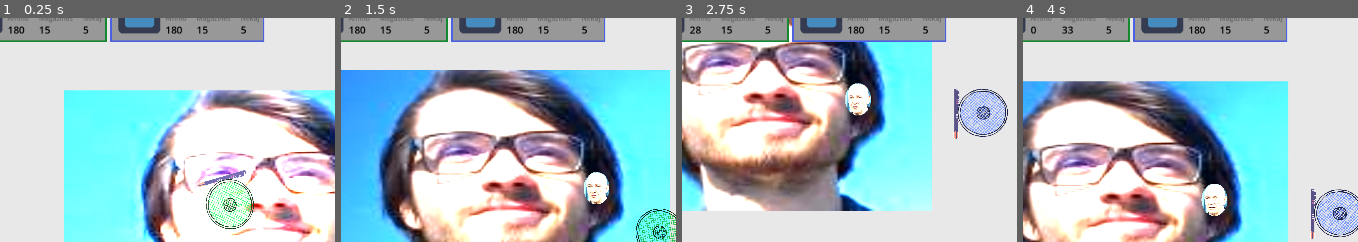
Above: before the commit, frames 1-4 (left to right).
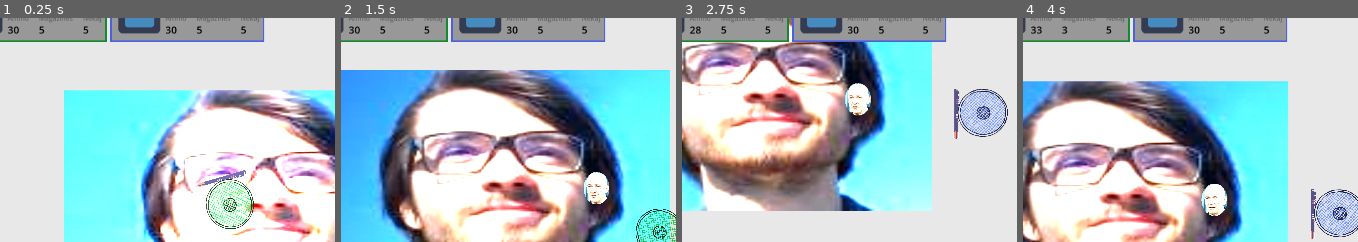
Above: after the commit, the same moments.

Repository: LanVukusic/GameX
Game: Godot game, scene res://TEST.tscn
Two runs of this game, one before a commit and one after it. Both use one fixed random seed, a clock stepped at 60 frames per second and the inputs below. The engine's default icon, where the game draws it, is replaced by a stand-in: a white triangle on a blue panel in a dark square.
Inputs (mouse positions are % of the whole screen's width and height, from its top left):
- Up to frame 1 (0.25 s): no input
- Up to frame 2 (1.5 s): tap Enter at 0.5 s; move the mouse to (86, 45) at 0.52 s; hold Right (ui_right) 0.53-1.28 s; hold Tab (CheckTree) 0.53-1.28 s; move the mouse to (36, 55) at 1.27 s; hold Down (ui_down) from 1.28 s (still down); tap L (Lamp) at 1.35 s
- Up to frame 3 (2.75 s): move the mouse to (72, 28) at 2.02 s; release Down (ui_down) at 2.03 s; press the mouse at (72, 28) at 2.03 s; hold Right (ui_right) from 2.03 s (still down)
- Up to frame 4 (4 s): move the mouse to (54, 70) at 2.77 s; release Right (ui_right) at 2.78 s; release the mouse at (54, 70) at 2.78 s; hold Up (ui_up) 2.78-3.53 s; tap 1 (WeaponSwitch) at 2.85 s; move the mouse to (95, 65) at 3.52 s; hold Left (ui_left) from 3.53 s (still down); hold Tab (CheckTree) from 3.53 s (still down)
The pictures show only the part of the screen within x 8-58%, y 8-58%; the shares and areas given below are measured in that part.

The runs differ from the first frame. In frame 1, 0.3% of the frame differs, in the area x 2-63%, y 3-8%; in frame 2, 0.3%; in frame 3, 0.2%; in frame 4, 0.3%.

Commit message:
Fix firing bug and updated weapon resources
Continuous fire when switching weapon fixed. Added setter and extra functionality to the weapon_resources script.

Diff:
--- a/Godot/CustomResourcesTemplates/weapon_resource.gd
+++ b/Godot/CustomResourcesTemplates/weapon_resource.gd
@@ -14,7 +14,6 @@
 
 @export_category("All ammunition")
 @export var max_magazines: int
-
 
 var current_mags: int:
 	set(value):
@@ -46,10 +45,23 @@
 #The spread of bullets
 @export var bullet_spread: float
 
-func change_ammo(amount: int):
-	current_mag_ammo -= amount
-
 
 func init_weapon_values():
 	current_mag_ammo = magazine_capacity
+	current_mags = max_magazines
 	pass
+
+func change_magazine_count(amount: int):
+	current_mags += amount
+
+func change_ammo_count(amount: int):
+	current_mag_ammo += amount
+
+func replenish_ammo():
+	current_mag_ammo = magazine_capacity
+
+
+func force_signal() -> void:
+	ammo_change.emit(current_mag_ammo)
+	magazine_change.emit(current_mags)
+	print("nahhh dont do it")
--- a/Godot/Entities/Player/PlayerDevNode.gd
+++ b/Godot/Entities/Player/PlayerDevNode.gd
@@ -15,7 +15,6 @@
 	player = get_parent()
 	uIManager.init_UIPlayerNode(player, peerId)
 	player.joined.emit(color, player_name)
-	#player.weapon_manager.update_ui()
 	print(player.name)
 	print(color, player_name)
 
--- a/Godot/UI/UIPlayerNode.gd
+++ b/Godot/UI/UIPlayerNode.gd
@@ -13,6 +13,7 @@
 func _ready() -> void:
 	connected_player.weapon_manager.weapon_switched.connect(connect_singals)
 	connect_singals()
+	connected_player.weapon_manager.current_weapon.WEAPON.force_signal()
 
 func set_curr_ammo_count(ammo_count: int):
 	ammo.text = str(ammo_count)
--- a/Godot/WeaponManager/weapon_base/weapon.gd
+++ b/Godot/WeaponManager/weapon_base/weapon.gd
@@ -25,22 +25,13 @@
 	reload_active.connect(reload)
 	shoot_pressed.connect(on_shoot_active)
 	shoot_released.connect(on_shoot_relase)
+	WEAPON.init_weapon_values()
 
 	#intialise fire_timer
-	fire_timer = Timer.new()
-	fire_timer.name = "FireTimer"
-	fire_timer.one_shot = true
-	fire_timer.timeout.connect(_on_fire_timer_timeout)
-	add_child(fire_timer)
+	init_fire_timer()
+	#initialise reload_timer
+	init_reload_timer()
 
-	#initialise reload_timer
-	reload_timer = Timer.new()
-	reload_timer.name = "ReloadTimer"
-	reload_timer.one_shot = true
-	reload_timer.timeout.connect(_on_reload_timeout)
-	add_child(reload_timer)
-
-	WEAPON.init_weapon_values()
 
 func _process(_delta: float) -> void:
 	pass
@@ -49,10 +40,8 @@
 	if  is_shoot_pressed and WEAPON.is_automatic:
 		fire()
 
-
 func _on_fire_timer_timeout():
 	can_shoot = true
-
 
 #inputs
 func on_shoot_active() -> void:
@@ -62,7 +51,21 @@
 func on_shoot_relase() -> void:
 	is_shoot_pressed = false
 
-func fire():
+func init_fire_timer() -> void:
+	fire_timer = Timer.new()
+	fire_timer.name = "FireTimer"
+	fire_timer.one_shot = true
+	fire_timer.timeout.connect(_on_fire_timer_timeout)
+	add_child(fire_timer)
+
+func init_reload_timer() -> void:
+	reload_timer = Timer.new()
+	reload_timer.name = "ReloadTimer"
+	reload_timer.one_shot = true
+	reload_timer.timeout.connect(_on_reload_timeout)
+	add_child(reload_timer)
+
+func fire() -> void:
 	if can_shoot and current_weapon_state == weapon_state.READY:
 		# Decrement ammo and instantiate the bullet
 		if WEAPON.current_mag_ammo <= 0:
@@ -76,10 +79,10 @@
 
 		can_shoot = false
 		fire_timer.start(WEAPON.fire_rate)
-		WEAPON.current_mag_ammo -= 1
+		WEAPON.change_ammo_count(-1)
 		print("Ammo left:", WEAPON.current_mag_ammo)
 
-func reload():
+func reload() -> void:
 	if current_weapon_state == weapon_state.RELOADING:
 		print("Already reloading.")
 		return
@@ -92,8 +95,8 @@
 	reload_timer.start(WEAPON.reload_time)
 	print("Reloading...")
 
-func _on_reload_timeout():
-	WEAPON.current_mags -= 1
-	WEAPON.current_mag_ammo = WEAPON.magazine_capacity
+func _on_reload_timeout() -> void:
+	WEAPON.change_magazine_count(-1)
+	WEAPON.replenish_ammo()
 	current_weapon_state = weapon_state.READY
 	print("Reload complete. Magazines left:", WEAPON.current_mags)
--- a/Godot/WeaponManager/weapon_manager.gd
+++ b/Godot/WeaponManager/weapon_manager.gd
@@ -19,16 +19,11 @@
 	switch_weapons_pressed.connect(switch_weapon)
 	switch_weapon()
 
-func update_ui():
-		#update ammo and magazine count
-	current_weapon.WEAPON.magazine_change.emit(current_weapon.WEAPON.current_mag_ammo)
-	current_weapon.WEAPON.ammo_change.emit(current_weapon.WEAPON.current_mags)
 
 func switch_weapon():
 	if weapon_stack.size() == 0:
 		print("No weapons available to switch.")
 		return
-
 	# Find the next weapon index in a circular fashion
 	var current_index = weapon_stack.find(current_weapon)
 	var next_index = (current_index + 1) % weapon_stack.size()
@@ -38,13 +33,14 @@
 		if (w.get_parent() != null):
 			remove_child(w)
 			print("brisem ", w, w.get_parent())
-
 	# Switch visibility and set the new weapon
 	current_weapon = weapon_stack[next_index]
 	add_child(current_weapon)
 
+	current_weapon.is_shoot_pressed = false
 	weapon_switched.emit()
-	update_ui()
+	current_weapon.WEAPON.force_signal()
+
 	print("Switched to weapon:", current_weapon.name)
 
 func _input(event: InputEvent) -> void:
--- a/Godot/Weapons/ranged_weapons/Good_gun/Good_gun.tres
+++ b/Godot/Weapons/ranged_weapons/Good_gun/Good_gun.tres
@@ -6,7 +6,7 @@
 resource_local_to_scene = true
 script = ExtResource("1_t3svt")
 name = "Good_gun"
-max_magazines = 0
+max_magazines = 5
 magazine_capacity = 30
 reload_time = 0.5
 fire_rate = 0.5
--- a/Godot/Weapons/ranged_weapons/Jansa_gun/jansa_gun.tres
+++ b/Godot/Weapons/ranged_weapons/Jansa_gun/jansa_gun.tres
@@ -6,7 +6,7 @@
 resource_local_to_scene = true
 script = ExtResource("1_c2kmi")
 name = "Jansa Gun"
-max_magazines = 0
+max_magazines = 7
 magazine_capacity = 500
 reload_time = 0.1
 fire_rate = 0.01
--- a/Godot/Weapons/ranged_weapons/Shit_gun/Shit_gun.tres
+++ b/Godot/Weapons/ranged_weapons/Shit_gun/Shit_gun.tres
@@ -6,7 +6,7 @@
 resource_local_to_scene = true
 script = ExtResource("1_8nx3p")
 name = "Shit_gun"
-max_magazines = 0
+max_magazines = 3
 magazine_capacity = 33
 reload_time = 1.0
 fire_rate = 0.2
